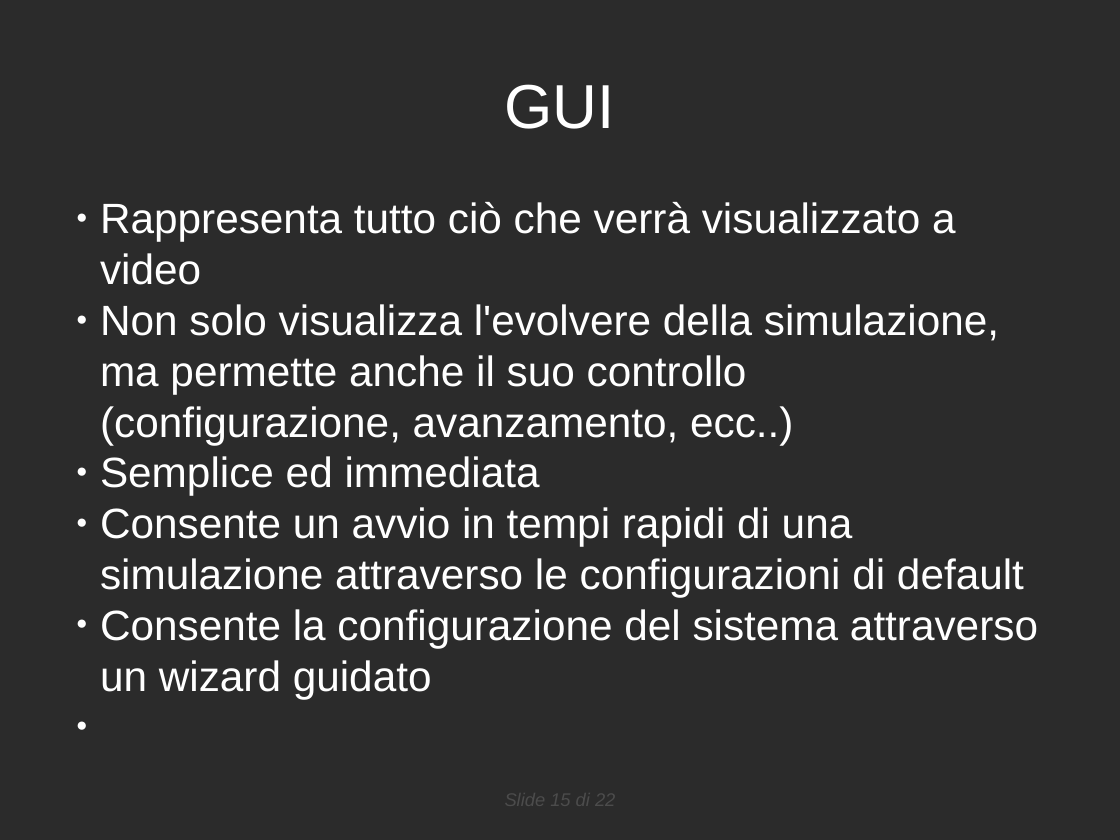
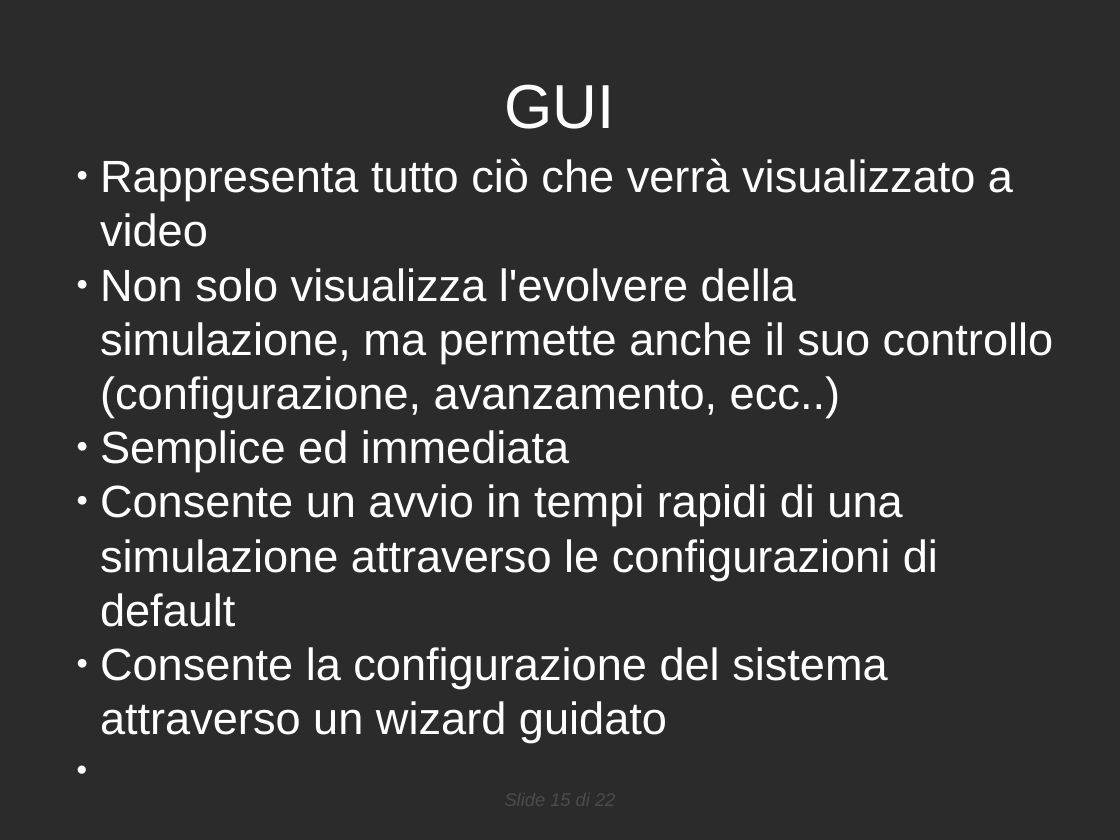
Before and after one commit to danybony/sigem, a slide deck: slide 15 of doc/RPP/presentazione.odp. Drawn at 1120x840 pixels with LibreOffice and Linux fonts; fonts in the diff are those of the drawing; background and template pictures are left out; a plain dark background stands for a picture behind light text. Boxes give left, top, right and bottom in pixels: in the first picture for what was removed or moved away, otherwise in the second. Text is boxed around its words. In the diff, an @@ line names an element or a change of style, - is before the commit and + after.

```diff
--- a/doc/RPP/presentazione.odp
+++ b/doc/RPP/presentazione.odp
@@ subtitle "Rappresenta tutto ciò che verrà ..." at bbox=[100, 158, 1054, 743]: size 30 to 32 pt @@
```
Also in this commit, not shown: 4 other slides changed.
